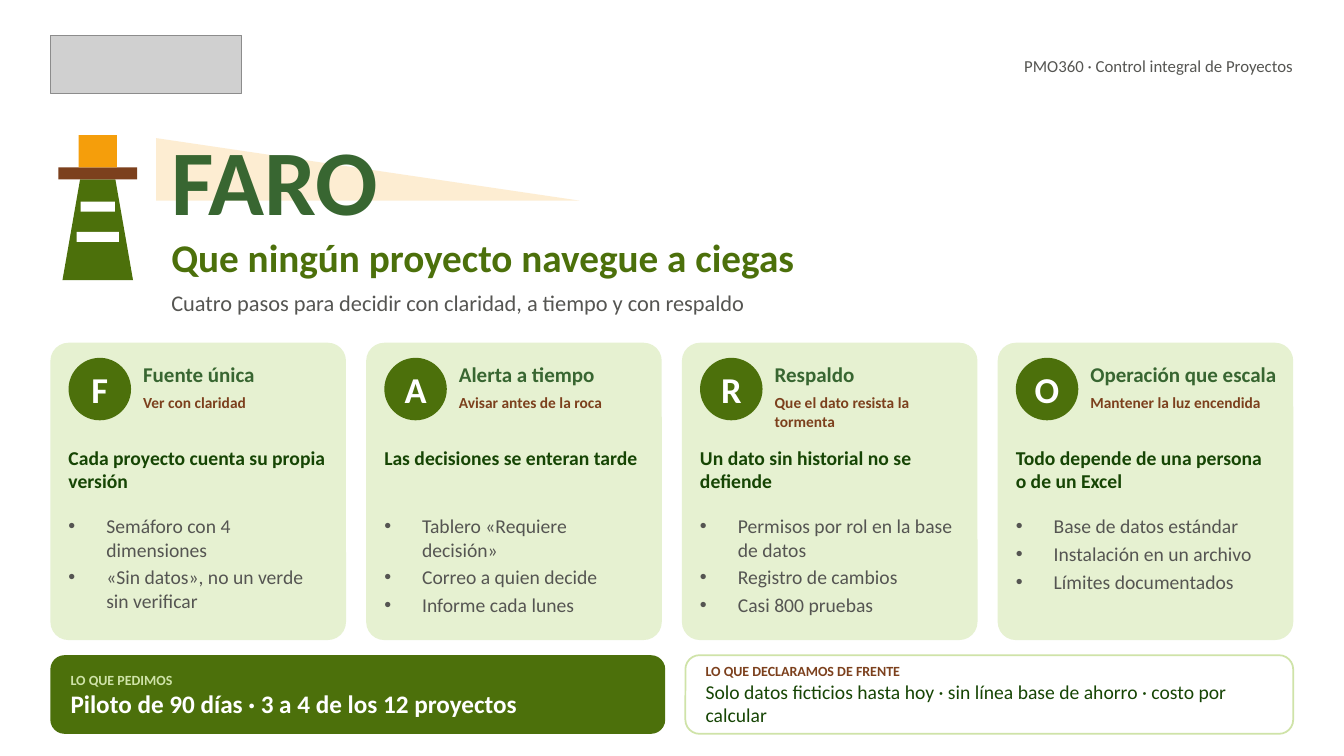
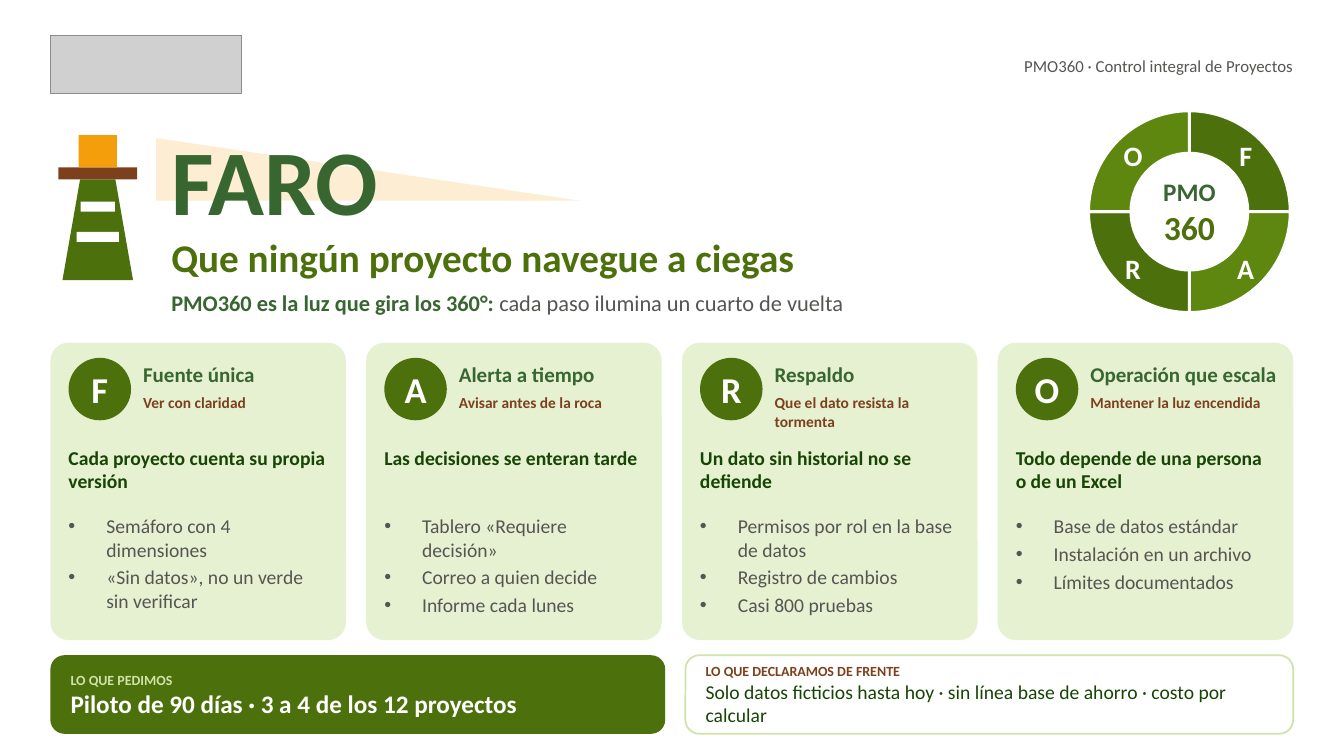
Before and after one commit to CalvarezGomez25/Greenland, a slide deck: slide 1 of docs/presentacion-faro/02-lamina-una-pagina.pptx. Drawn at 1344x756 pixels with LibreOffice and Linux fonts; fonts in the diff are those of the drawing; grey boxes stand for pictures. Boxes give left, top, right and bottom in pixels: in the first picture for what was removed or moved away, otherwise in the second. Text is boxed around its words. In the diff, an @@ line names an element or a change of style, - is before the commit and + after.

```diff
--- a/docs/presentacion-faro/02-lamina-una-pagina.pptx
+++ b/docs/presentacion-faro/02-lamina-una-pagina.pptx
@@ arch (boxed as its full ring) added at bbox=[1089, 111, 1291, 313], fill #4C700B, outline #FFFFFF 2 pt @@
@@ arch (boxed as its full ring) added at bbox=[1089, 111, 1291, 313], fill #5D870E, outline #FFFFFF 2 pt @@
@@ arch (boxed as its full ring) added at bbox=[1089, 111, 1291, 313], fill #4C700B, outline #FFFFFF 2 pt @@
@@ arch (boxed as its full ring) added at bbox=[1089, 111, 1291, 313], fill #5D870E, outline #FFFFFF 2 pt @@
@@ text added at bbox=[1124, 147, 1143, 166], 20 pt, text #FFFFFF, bold @@
+O
@@ text added at bbox=[1239, 147, 1252, 166], 20 pt, text #FFFFFF, bold @@
+F
@@ text added at bbox=[1163, 184, 1215, 241], 18 pt, text #386631, bold @@
+PMO
+360
@@ text added at bbox=[1125, 260, 1141, 279], 20 pt, text #FFFFFF, bold @@
+R
@@ text added at bbox=[1237, 260, 1254, 279], 20 pt, text #FFFFFF, bold @@
+A
@@ text at bbox=[171, 295, 843, 315]: text changed @@
-Cuatro pasos para decidir con claridad, a tiempo y con respaldo
+PMO360 es la luz que gira los 360°: cada paso ilumina un cuarto de vuelta
```
Also in this commit, not shown: 7 other files.
